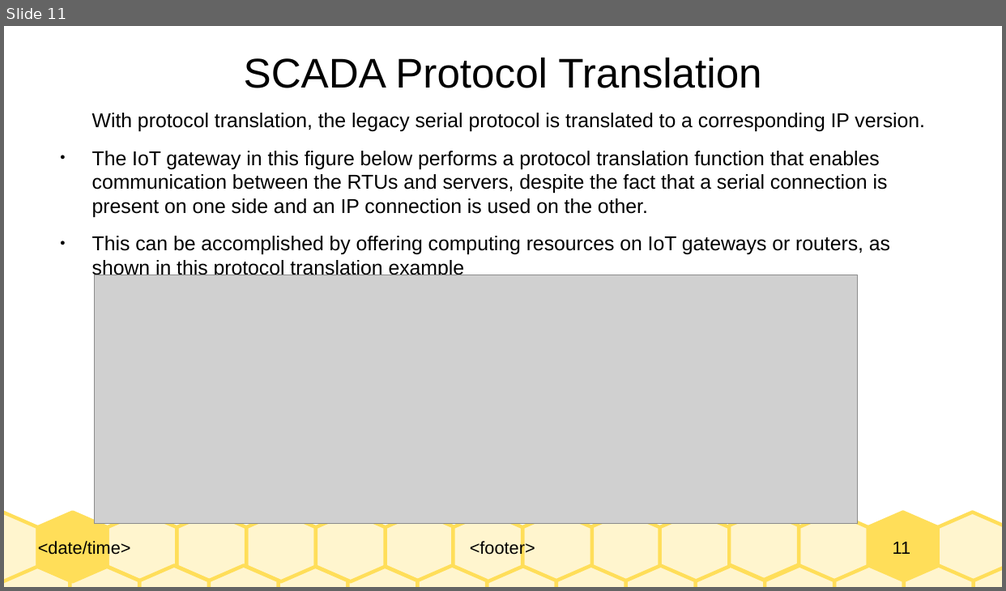
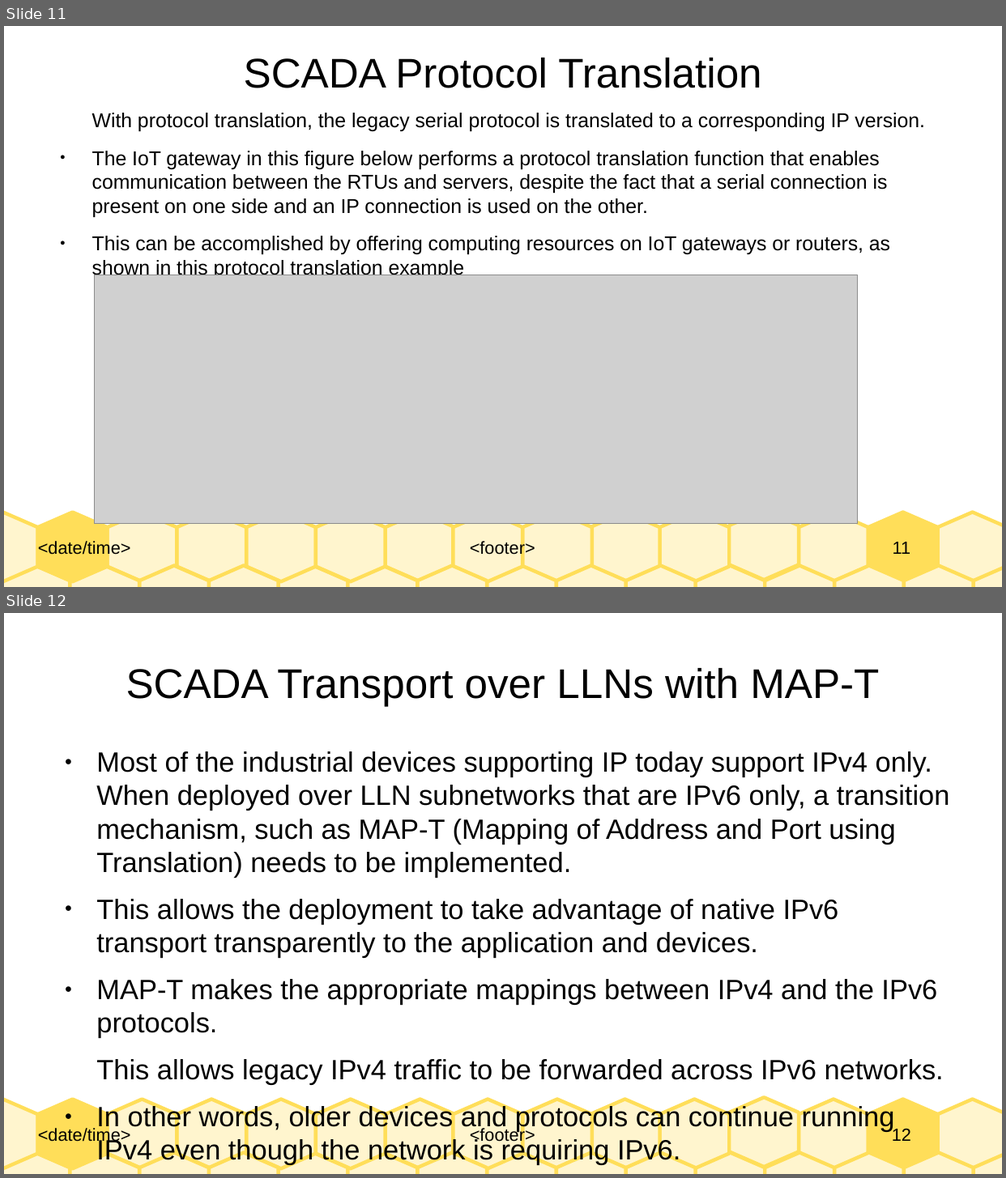
Before and after one commit to Dihfahsih1/Masters-Software-Engineering, a slide deck: yr-sem1/IoT/chapter-6-slides.odp. Shown one above the other, each under a label of ours: slide 11 before the commit, slides 11 and 12 after it. The pictures are 1006x591 and 1006x1178 pixels, drawn with LibreOffice and Linux fonts; fonts in the diff are those of the drawing; grey boxes stand for pictures. Boxes give left, top, right and bottom in pixels: in the first picture for what was removed or moved away, otherwise in the second. Text is boxed around its words. In the diff, an @@ line names an element or a change of style, - is before the commit and + after.

```diff
--- a/yr-sem1/IoT/chapter-6-slides.odp
+++ b/yr-sem1/IoT/chapter-6-slides.odp
@@ slide 12 added at (x1=4, y1=613, x2=1002, y2=1174), background #FFFFFF; not listed: 33 template elements that a slide beside it also shows @@
@@ title added at (x1=126, y1=668, x2=879, y2=707), 33 pt, text #000000 @@
+SCADA Transport over LLNs with MAP-T
@@ text added at (x1=96, y1=752, x2=950, y2=1165), 22.2 pt, text #000000 @@
+● Most of the industrial devices supporting IP today support IPv4 only. When deployed over LLN subnetworks that are IPv6 only, a transition mechanism, such as MAP-T (Mapping of Address and Port using Translation) needs to be implemented.
+● This allows the deployment to take advantage of native IPv6 transport transparently to the application and devices.
+● MAP-T makes the appropriate mappings between IPv4 and the IPv6 protocols.
+This allows legacy IPv4 traffic to be forwarded across IPv6 networks.
+● In other words, older devices and protocols can continue running IPv4 even though the network is requiring IPv6.
```
Also in this commit, not shown: 11 other slides added, 1 other file.
